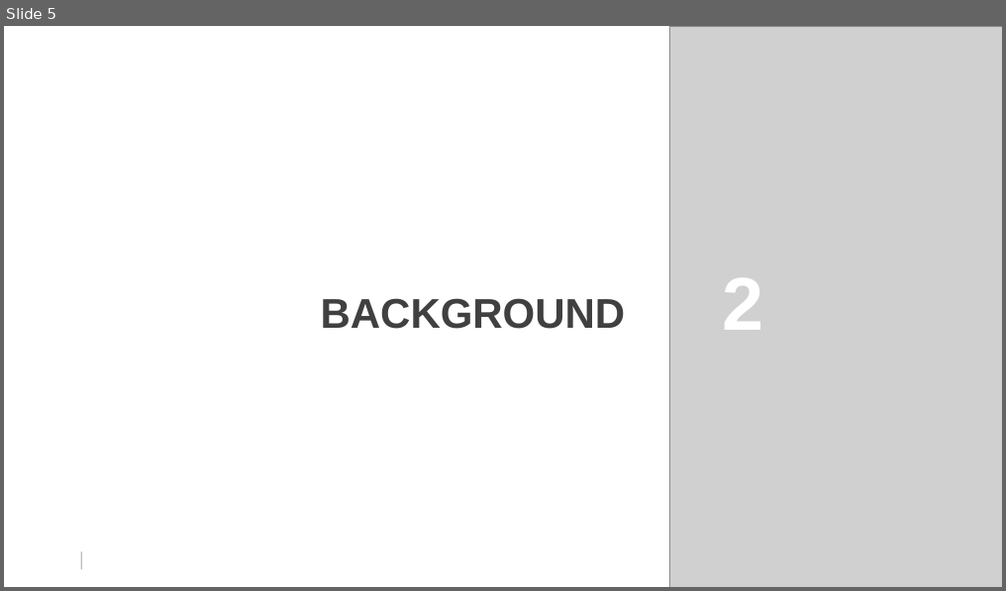
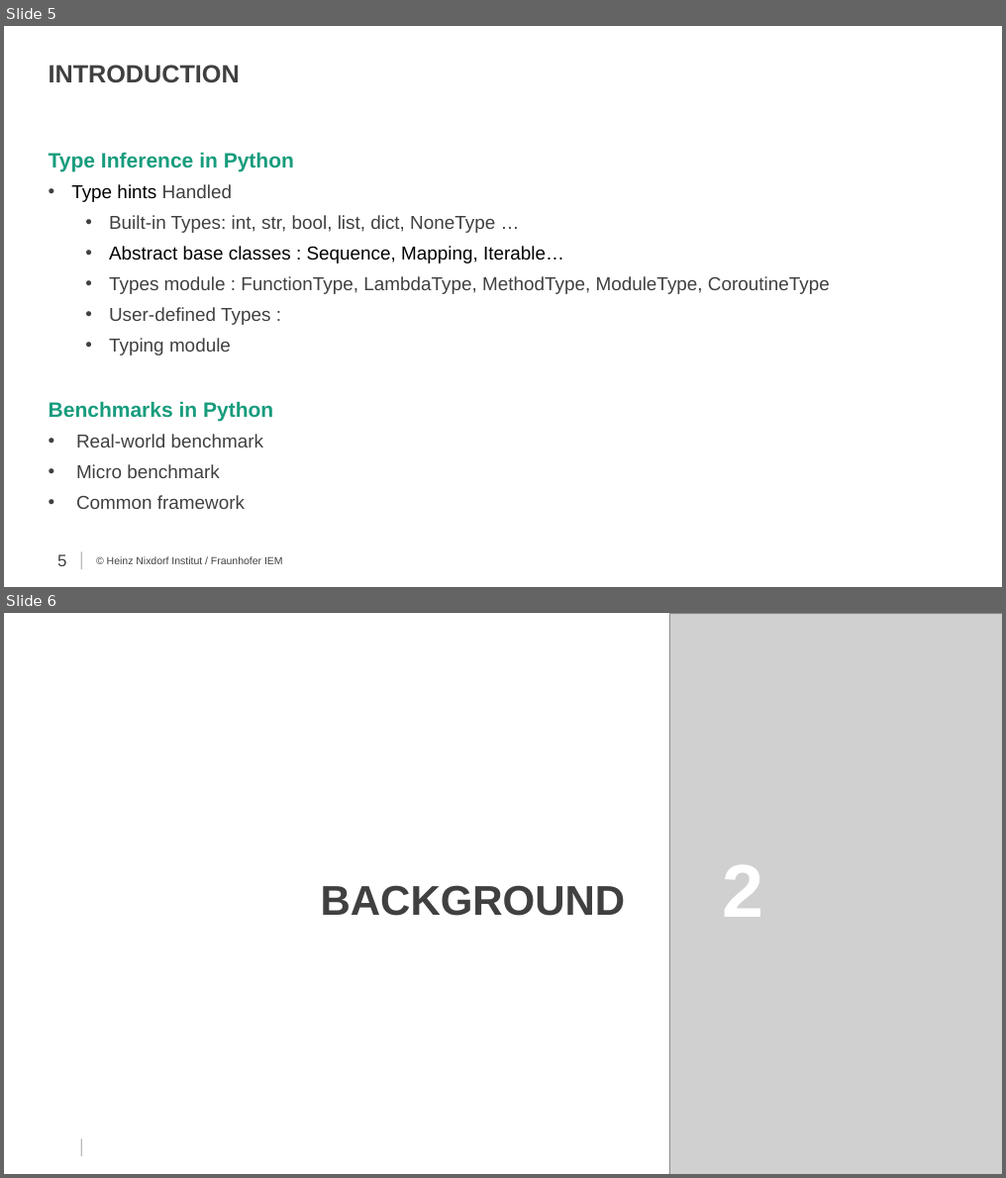
Before and after one commit to secure-software-engineering/TypeEvalPy, a slide deck: proposal/proposal_Samkutty.pptx. Shown one above the other, each under a label of ours: slide 5 before the commit, slides 5 and 6 after it. The pictures are 1006x591 and 1006x1178 pixels, drawn with LibreOffice and Linux fonts; fonts in the diff are those of the drawing; grey boxes stand for pictures; background and template pictures are left out. Boxes give left, top, right and bottom in pixels: in the first picture for what was removed or moved away, otherwise in the second. Text is boxed around its words. In the diff, an @@ line names an element or a change of style, - is before the commit and + after.

```diff
--- a/proposal/proposal_Samkutty.pptx
+++ b/proposal/proposal_Samkutty.pptx
@@ slide 5 added at bbox=[4, 26, 1002, 587], background #FFFFFF; not listed: 1 template element that a slide beside it also shows @@
@@ text added at bbox=[49, 65, 240, 83], 24 pt, text #404040, bold @@
+INTRODUCTION
@@ text added at bbox=[49, 152, 830, 448], 18 pt, text #404040 @@
+Type Inference in Python
+• Type hints Handled
+  • Built-in Types: int, str, bool, list, dict, NoneType …
+  • Abstract base classes : Sequence, Mapping, Iterable…
+  • Types module : FunctionType, LambdaType, MethodType, ModuleType, CoroutineType
+  • User-defined Types :
+  • Typing module
+Benchmarks in Python
+• Real-world benchmark
+• Micro benchmark
+• Common framework
@@ page number added at bbox=[57, 555, 66, 567], 16 pt, text #404040 @@
+5
@@ text added at bbox=[107, 557, 283, 565], 10 pt, text #404040 @@
+© Heinz Nixdorf Institut / Fraunhofer IEM
@@ what was slide 5 is now slide 6 @@
```
Also in this commit, not shown: 11 slides changed, 2 other slides added.
